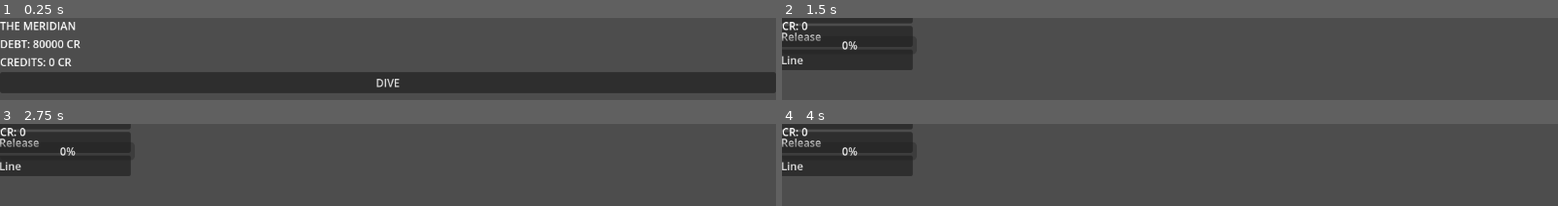
Above: before the commit, frames 1-4 (two rows, left to right).
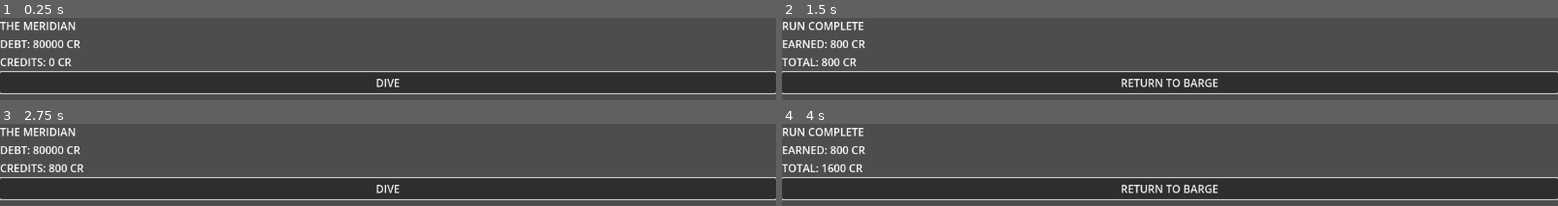
Above: after the commit, the same moments.

Repository: Teeohbee/deadcast
Game: Godot game, scene res://scenes/barge_hub/BargeHub.tscn
Two runs of this game, one before a commit and one after it. Both use one fixed random seed, a clock stepped at 60 frames per second and the inputs below.
Inputs (mouse positions are in pixels of both pictures, inside the frame that each line leads up to):
- Up to frame 1 (0.25 s): no input
- Up to frame 2 (1.5 s): click "DIVE" at 0.5 s; tap Enter at 1.25 s; move the mouse to (outside the picture) at 1.27 s; hold Shift from 1.28 s (still down); click (outside the picture) at 1.42 s
- Up to frame 3 (2.75 s): release Shift at 2 s; click (388, 188) at 2 s, where only the run after the commit has a clickable "RETURN TO BARGE"
- Up to frame 4 (4 s): click (1170, 188) at 2.75 s, where only the run after the commit has a clickable "DIVE"; tap Space at 3.5 s; drag from (outside the picture) to (outside the picture) at 3.52 s

The runs differ from the first frame. In frame 1, 2.4% of the frame differs, in the area x 0-100%, y 64-93%; in frame 2, 35%; in frame 3, 35%, in the area x 0-100%, y 0-93%; in frame 4, 35%.

Commit message:
feat: add input map and controller focus foundation

Diff:
--- a/project.godot
+++ b/project.godot
@@ -32,6 +32,27 @@
 
 enabled=PackedStringArray("res://addons/gut/plugin.cfg")
 
+[input]
+
+action_reel={
+"deadzone": 0.5,
+"events": [Object(InputEventKey,"resource_local_to_scene":false,"resource_name":"","device":-1,"window_id":0,"alt_pressed":false,"shift_pressed":false,"ctrl_pressed":false,"meta_pressed":false,"pressed":false,"keycode":0,"physical_keycode":32,"key_label":0,"unicode":32,"location":0,"echo":false,"script":null)
+, Object(InputEventJoypadButton,"resource_local_to_scene":false,"resource_name":"","device":-1,"button_index":0,"pressure":0.0,"pressed":false,"script":null)
+]
+}
+action_slack={
+"deadzone": 0.5,
+"events": [Object(InputEventKey,"resource_local_to_scene":false,"resource_name":"","device":-1,"window_id":0,"alt_pressed":false,"shift_pressed":false,"ctrl_pressed":false,"meta_pressed":false,"pressed":false,"keycode":0,"physical_keycode":74,"key_label":0,"unicode":74,"location":0,"echo":false,"script":null)
+, Object(InputEventJoypadButton,"resource_local_to_scene":false,"resource_name":"","device":-1,"button_index":1,"pressure":0.0,"pressed":false,"script":null)
+]
+}
+action_dive={
+"deadzone": 0.5,
+"events": [Object(InputEventKey,"resource_local_to_scene":false,"resource_name":"","device":-1,"window_id":0,"alt_pressed":false,"shift_pressed":false,"ctrl_pressed":false,"meta_pressed":false,"pressed":false,"keycode":0,"physical_keycode":4194309,"key_label":0,"unicode":13,"location":0,"echo":false,"script":null)
+, Object(InputEventJoypadButton,"resource_local_to_scene":false,"resource_name":"","device":-1,"button_index":3,"pressure":0.0,"pressed":false,"script":null)
+]
+}
+
 [rendering]
 
 renderer/rendering_method="gl_compatibility"
--- a/scenes/barge_hub/BargeHub.gd
+++ b/scenes/barge_hub/BargeHub.gd
@@ -10,6 +10,9 @@
     EventBus.credits_changed.connect(_refresh_labels)
     _refresh_labels(GameState.credits)
     debt_label.text = "DEBT: %d CR" % GameState.debt
+    dive_button.focus_mode = Control.FOCUS_ALL
+    await get_tree().process_frame
+    dive_button.grab_focus()
 
 func _refresh_labels(_ignored: int = 0) -> void:
     credits_label.text = "CREDITS: %d CR" % GameState.credits
--- a/scenes/dive_run/CatchEvent.gd
+++ b/scenes/dive_run/CatchEvent.gd
@@ -16,6 +16,10 @@
 	for i in catch_data.options.size():
 		var btn = Button.new()
 		btn.text = catch_data.options[i].label
+		btn.focus_mode = Control.FOCUS_ALL
 		var idx = i
 		btn.pressed.connect(func() -> void: option_selected.emit(idx))
 		options_container.add_child(btn)
+	await get_tree().process_frame
+	if options_container.get_child_count() > 0:
+		options_container.get_child(0).grab_focus()
--- a/scenes/ui/PostRun.gd
+++ b/scenes/ui/PostRun.gd
@@ -8,6 +8,8 @@
 
 func _ready() -> void:
 	return_button.pressed.connect(_on_return_pressed)
+	return_button.focus_mode = Control.FOCUS_ALL
+	return_button.grab_focus()
 	var result = GameState.last_run_result
 	var snapped = result.get("snapped", false)
 	var earned = result.get("credits", 0)
